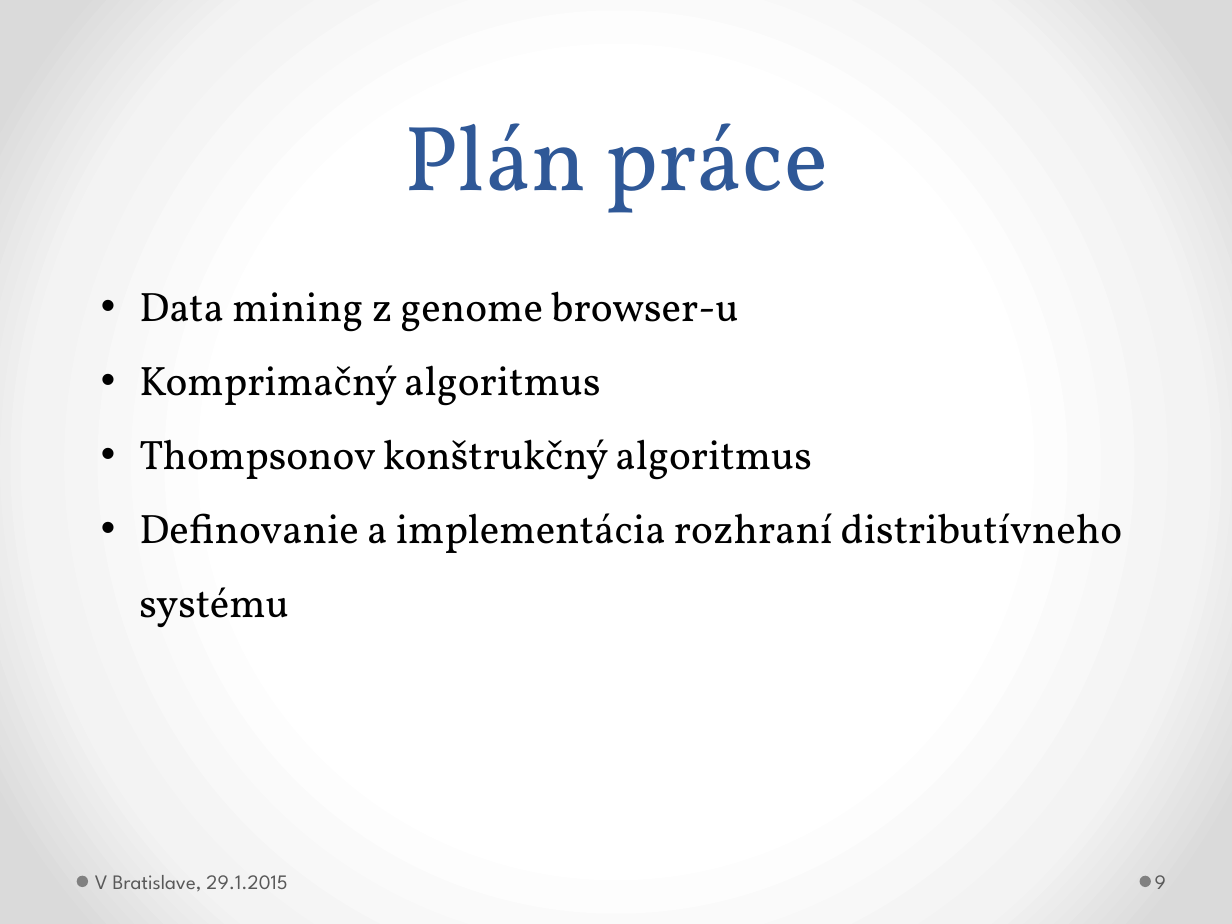
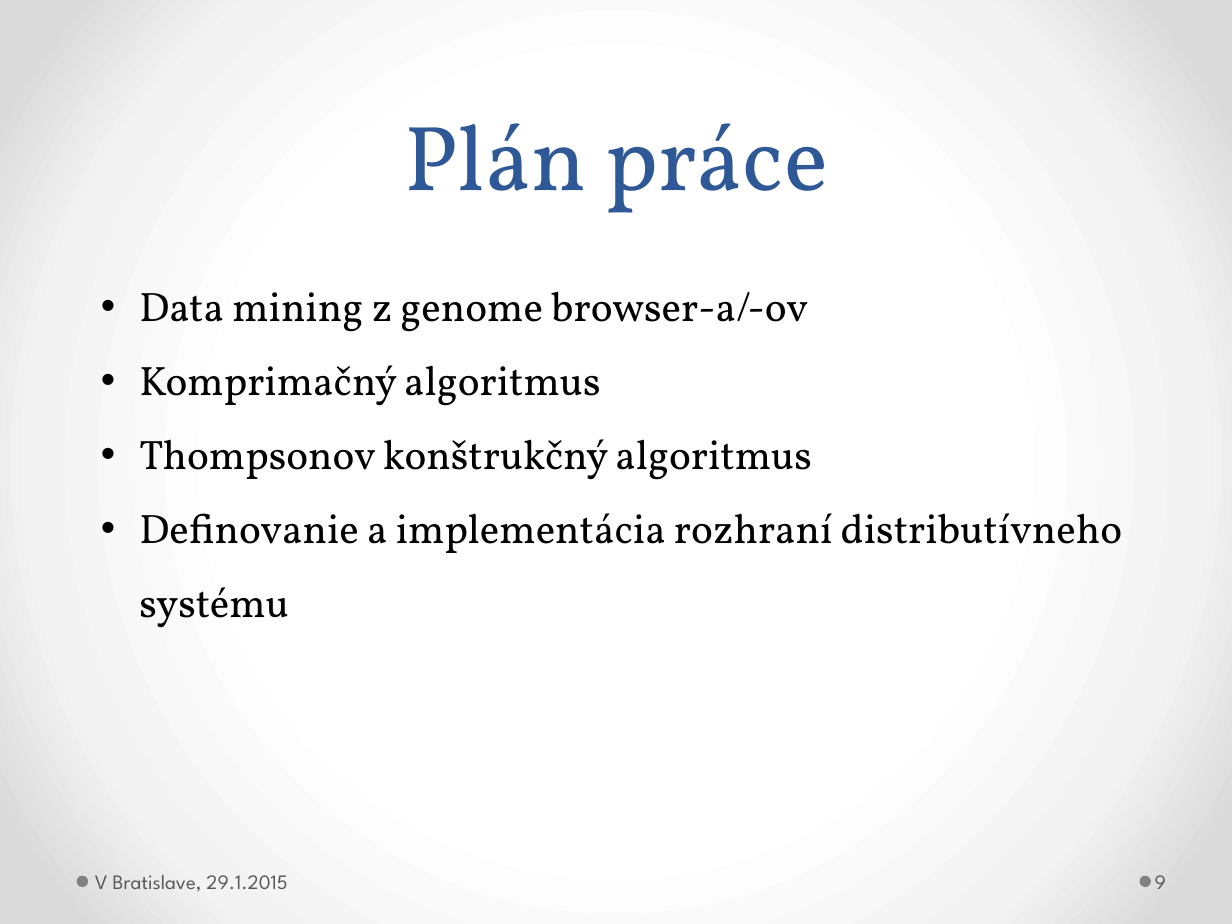
Before and after one commit to jCobbSK/distributedDNA, a slide deck: slide 9 of documents/DP1.pptx. Drawn at 1232x924 pixels with LibreOffice and Linux fonts; fonts in the diff are those of the drawing. Boxes give left, top, right and bottom in pixels: in the first picture for what was removed or moved away, otherwise in the second. Text is boxed around its words. In the diff, an @@ line names an element or a change of style, - is before the commit and + after.

```diff
--- a/documents/DP1.pptx
+++ b/documents/DP1.pptx
@@ text at (139, 291, 808, 332): text changed @@
-• Data mining z genome browser-u
+• Data mining z genome browser-a/-ov
```
Also in this commit, not shown: 7 other files.
